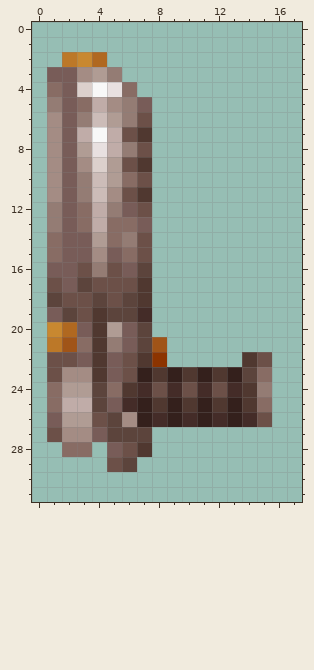
Edited in one commit: pixel-art sprite (Resources/AwesomeGuns/Weapons/LASER/Bigob1.gif). This is how it looked before the edit.
The file is 32x48 pixels. Shown: x 0..17, y 0..31.
Once edited:
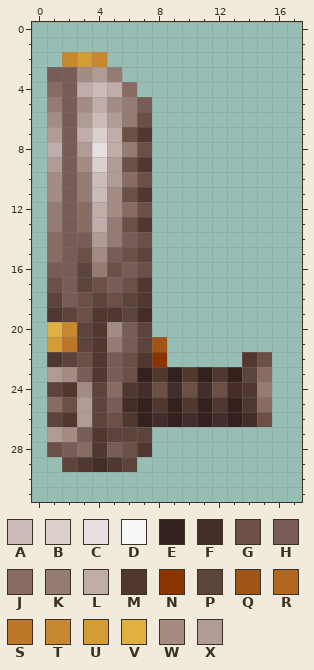
Palette (. is transparent): A #ccbcb8  B #dcd0cc  C #e8e0e0  D #f8f8f8  E #34201c  F #442c28  G #6c5048  H #785c58  J #886c64  K #947c74  L #c0aca8  M #503830  N #8c3400  P #5c443c  Q #a05418  R #b06820  S #bc7828  T #c88830  U #d49c34  V #e0b040  W #a48c84  X #b09c94
The edit:
y 2: x 2..4 STR -> TUT
y 4: x 3..5 BDC -> LAL
y 5: x 3 J -> W
y 6: x 3 K -> X
y 7: x 1 W -> X; x 4 D -> B
y 8: x 1 W -> L
y 9: x 1 W -> X
y 12: x 5..6 KH -> WJ
y 13: x 5..7 JJH -> KGM
y 14: x 5..6 JK -> KH
y 15: x 3 H -> G; x 6..7 JG -> GP
y 16: x 3 G -> P; x 7 P -> G
y 17: x 5 G -> H
y 18: x 2 G -> H
y 19: x 1 H -> M; x 5 P -> M
y 20: x 1..3 TRH -> VTP; x 5 X -> W
y 21: x 1..3 SQJ -> USP
y 22: x 1..3 GGH -> MPG
y 23: x 1 G -> X; x 3 W -> H
y 24: x 1..3 JXX -> PMW
y 25: x 2..3 LL -> GX
y 26: x 1..2 HX -> PM; x 4..6 GPW -> PGM
y 27: x 1 G -> X; x 3..4 WH -> HM
y 28: x 1..2 .J -> GH; x 4 . -> M
y 29: x 2..5 ...G -> PMFM
